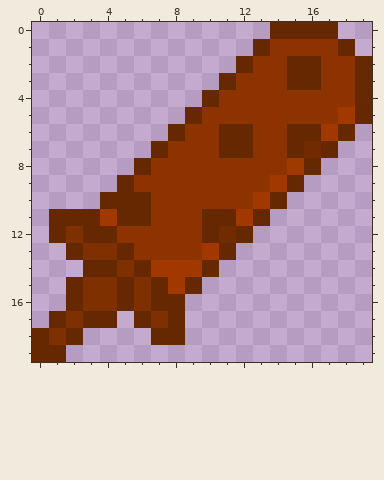
A pixel-art sprite gets an edit: CookieMod/Items/Weapons/CookieClaymore.png. The first picture shows the starting point.
The file is 40x40 pixels, drawn in blocks of 2x2; one block is one cell here. Colours within 5 levels of each other are drawn and written as one.
New version:
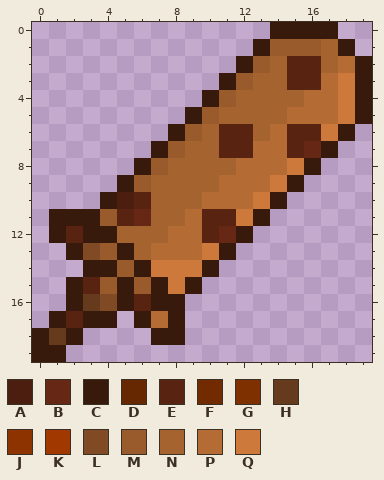
Palette (. is transparent): A #4c1e0f  B #662814  C #381a0c  D #662800  E #592311  F #722b00  G #7f3000  H #663b1d  J #8c3300  K #a03800  L #7f4a24  M #995b2c  N #a56330  P #b56c34  Q #cc793b
The exact change:
@@ x 0..19 @@
- 0 ..............DDDD..
- 1 .............DJJJJD.
- 2 ............DJJDDJJD
- 3 ...........DJJJDDJJD
- 4 ..........DJJJJJJJJD
- 5 .........DJJJJJJJJKD
- 6 ........DJJDDJJDDKD.
- 7 .......DJJJDDJJDFD..
- 8 ......DJJJJJJJJKD...
- 9 .....DJJJJJJJJKD....
-10 ....DDDJJJJJJKD.....
-11 .DDDKDDJJJDDKD......
-12 .DGDDJJJJJDFD.......
-13 ..DGGDJJJJKD........
-14 ...DDGDKKKD.........
-15 ..DGGDGDKD..........
-16 ..DGGDGDD...........
-17 .DGDD.DGD...........
-18 DGD....DD...........
-19 DD..................
+ 0 ..............CCCC..
+ 1 .............CMMMNC.
+ 2 ............CMNEENPC
+ 3 ...........CMNNEEPQC
+ 4 ..........CMNNNNPPQC
+ 5 .........CMNNNNPPPQC
+ 6 ........CMNEENPEEQC.
+ 7 .......CMNNEEPPEBC..
+ 8 ......CMNNNNPPPQC...
+ 9 .....CMNNNNPPPQC....
+10 ....CAENNNPPPQC.....
+11 .CCCMEBNNPEEQC......
+12 .CECCNNNPPEBC.......
+13 ..CLMCNPPPQC........
+14 ...CCMCQQQC.........
+15 ..CEMCMCQC..........
+16 ..CHLCECC...........
+17 .CECC.CPC...........
+18 CHC....CC...........
+19 CC..................
Boxes around the changes in both pictures, in picture pixels (x1, y1, x2, y2):
changed: (32, 22, 372, 362)
